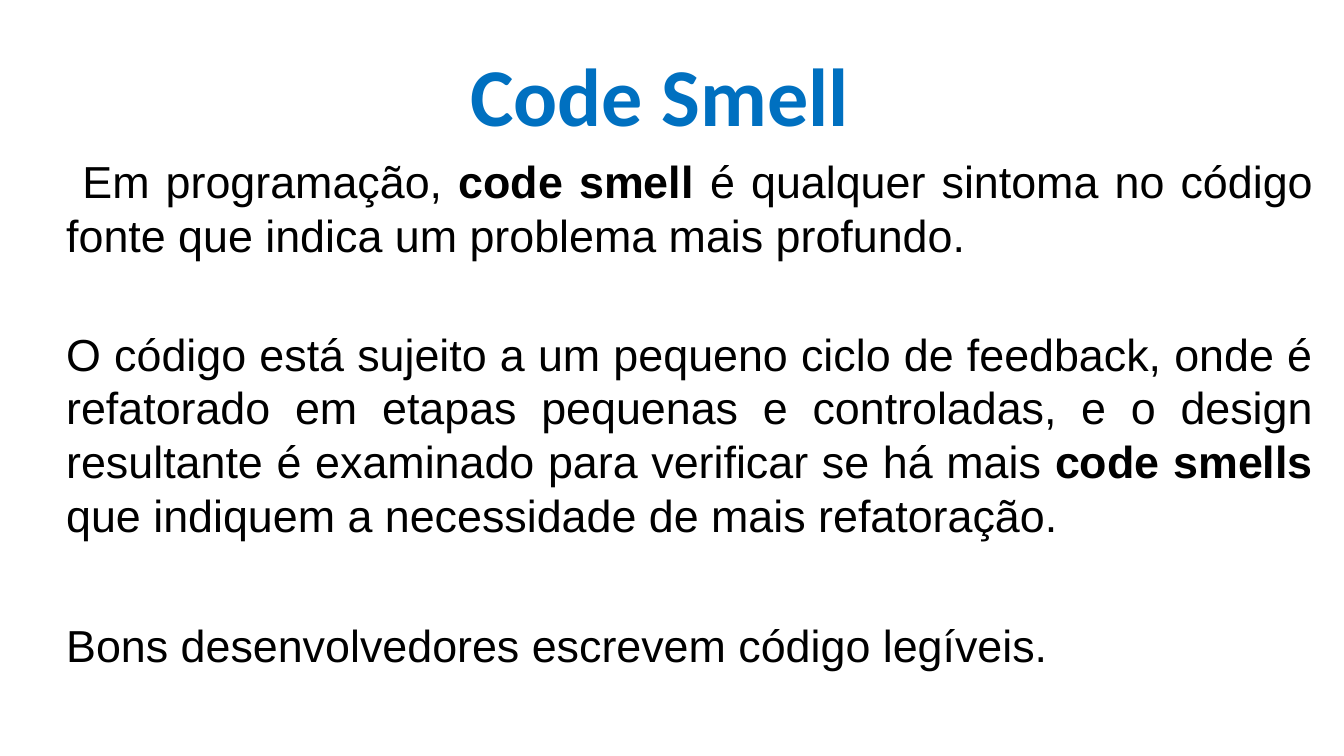
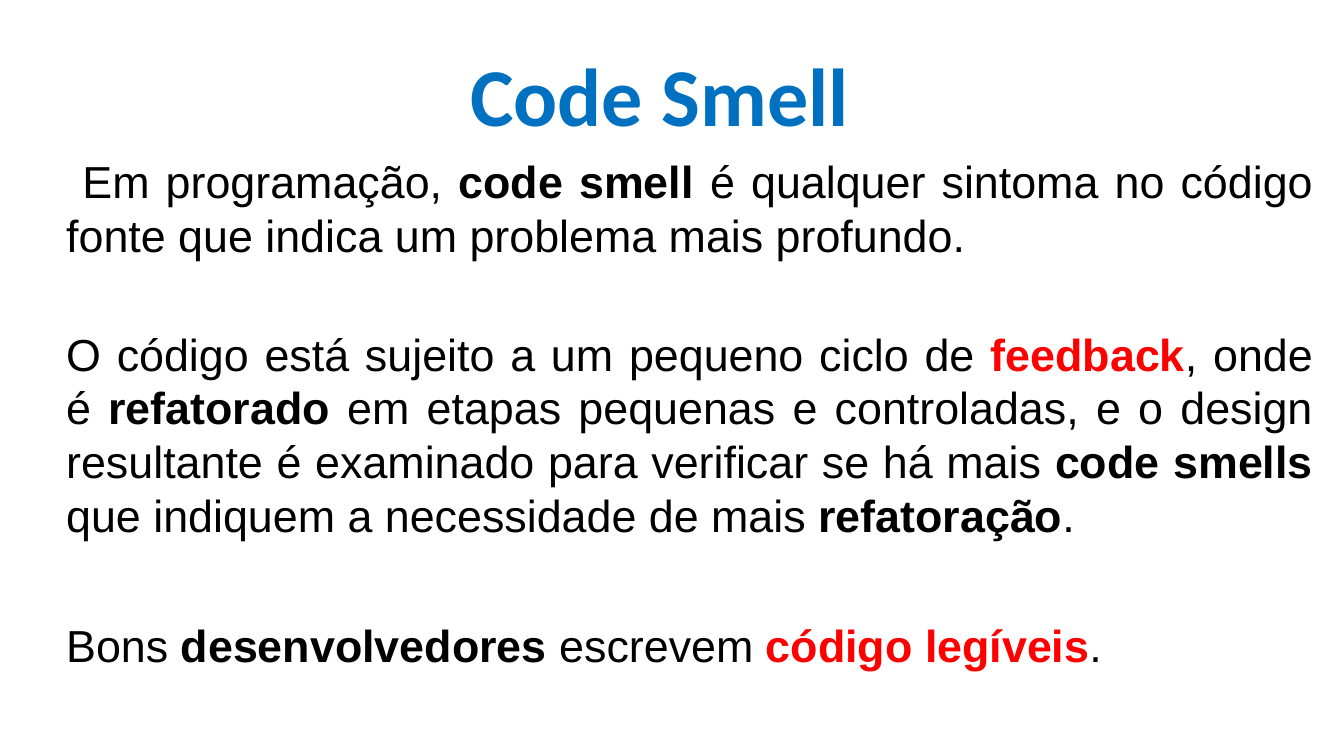
Before and after one commit to CloudEducationBrazil/WydenEngenhariaDeSoftware, a slide deck: slide 21 of 01 Classes/Aulas 05 e 06 Refatoração e Code-Smell.pptx. Drawn at 1344x756 pixels with LibreOffice and Linux fonts; fonts in the diff are those of the drawing; background and template pictures are left out. Boxes give left, top, right and bottom in pixels: in the first picture for what was removed or moved away, otherwise in the second. Text is boxed around its words. In the diff, an @@ line names an element or a change of style, - is before the commit and + after.

```diff
--- a/01 Classes/Aulas 05 e 06 Refatoração e Code-Smell.pptx
+++ b/01 Classes/Aulas 05 e 06 Refatoração e Code-Smell.pptx
@@ text at box(66, 338, 1313, 671): text colour #000000 to #FF0000 in "feedback,", "código legíveis."; bold on in "feedback, refatorado refatoração.", "desenvolvedores código legíveis." @@
```
Also in this commit, not shown: 20 other slides changed, 1 slide removed.
